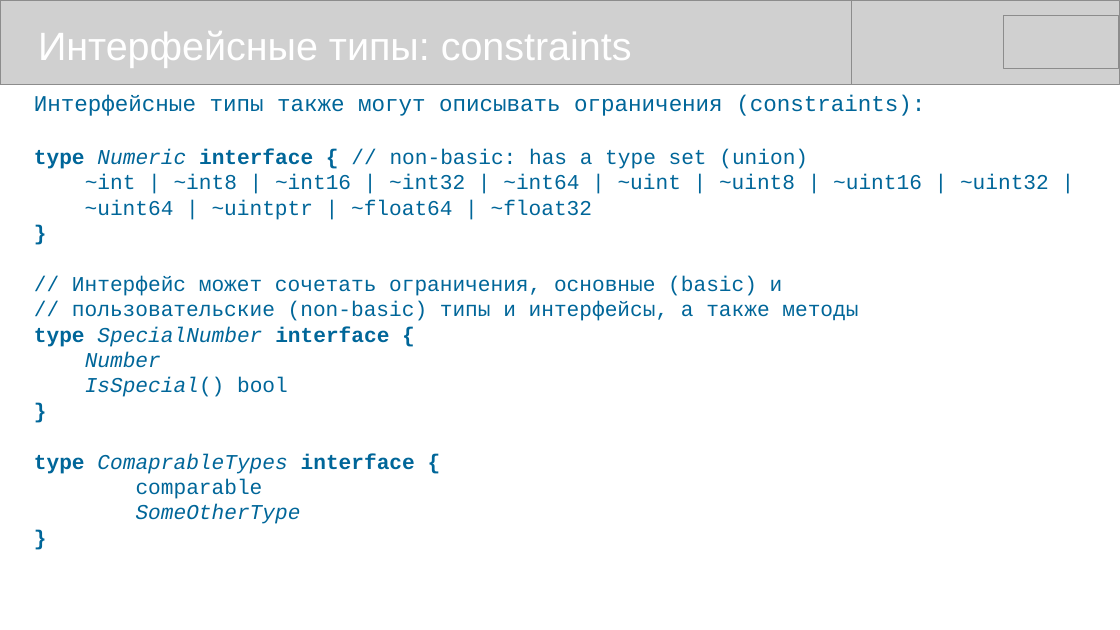
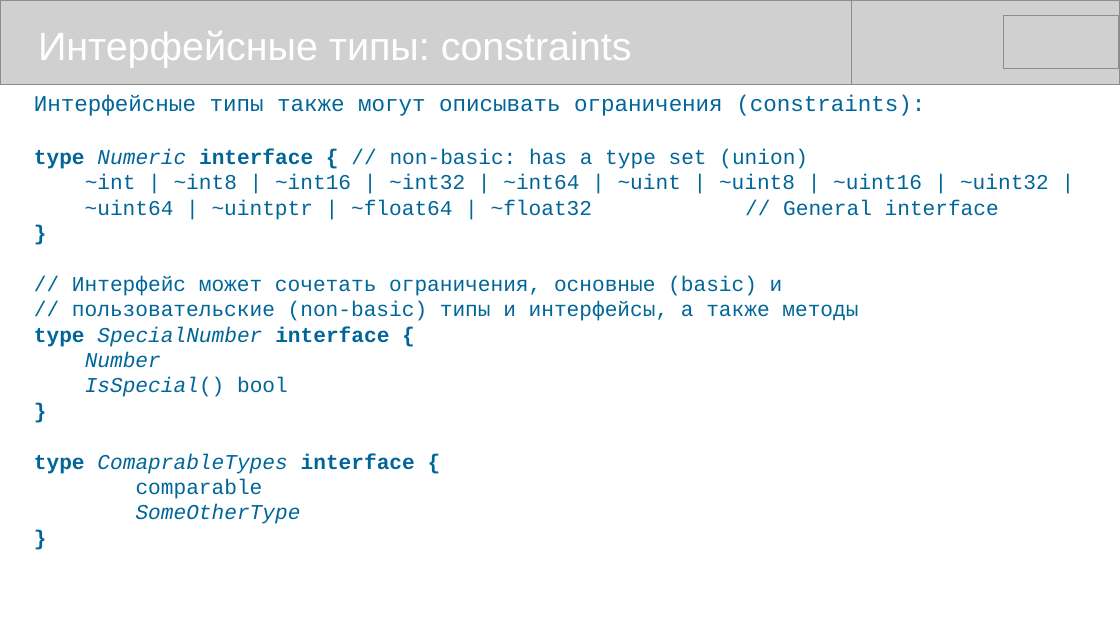
Before and after one commit to mike-shock/Go_language, a slide deck: slide 36 of Go_Review.odp. Drawn at 1120x630 pixels with LibreOffice and Linux fonts; fonts in the diff are those of the drawing; grey boxes stand for pictures. Boxes give left, top, right and bottom in pixels: in the first picture for what was removed or moved away, otherwise in the second. Text is boxed around its words. In the diff, an @@ line names an element or a change of style, - is before the commit and + after.

```diff
--- a/Go_Review.odp
+++ b/Go_Review.odp
@@ text at (85,199,999,220): text changed @@
-~uint64 | ~uintptr | ~float64 | ~float32
+~uint64 | ~uintptr | ~float64 | ~float32 // General interface
```
Also in this commit, not shown: 3 other slides changed, 2 other files.
